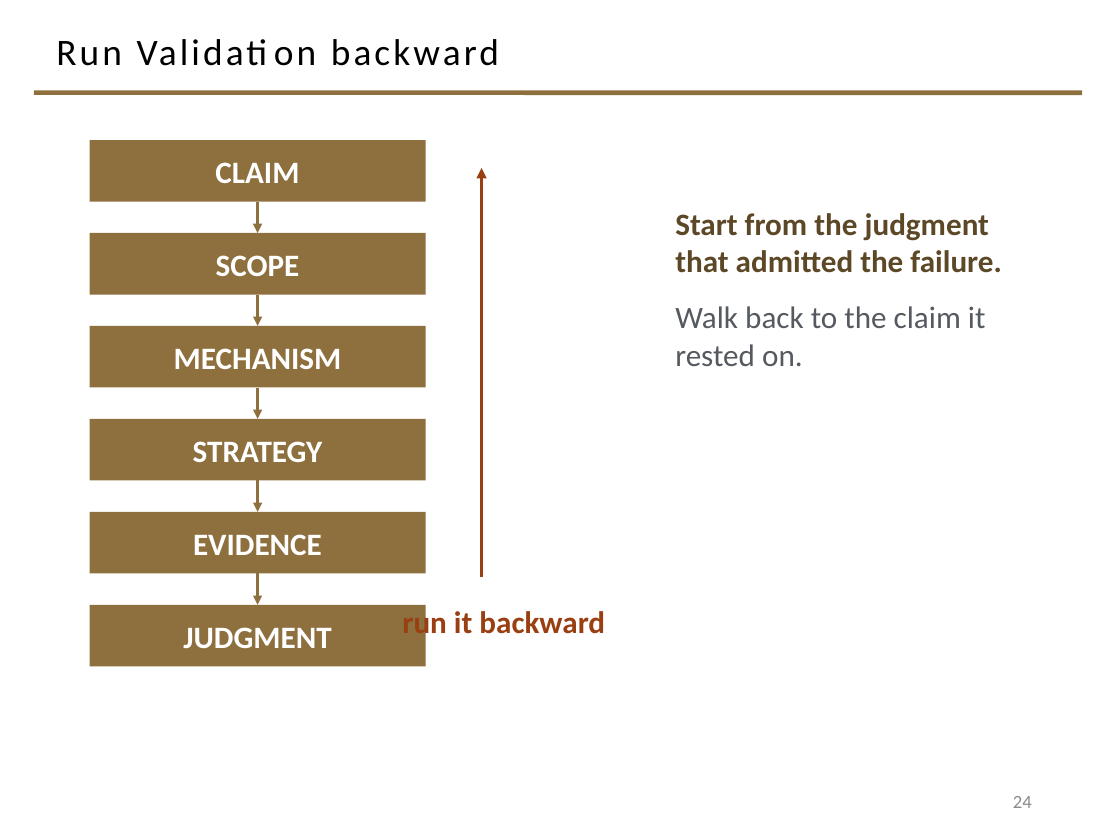
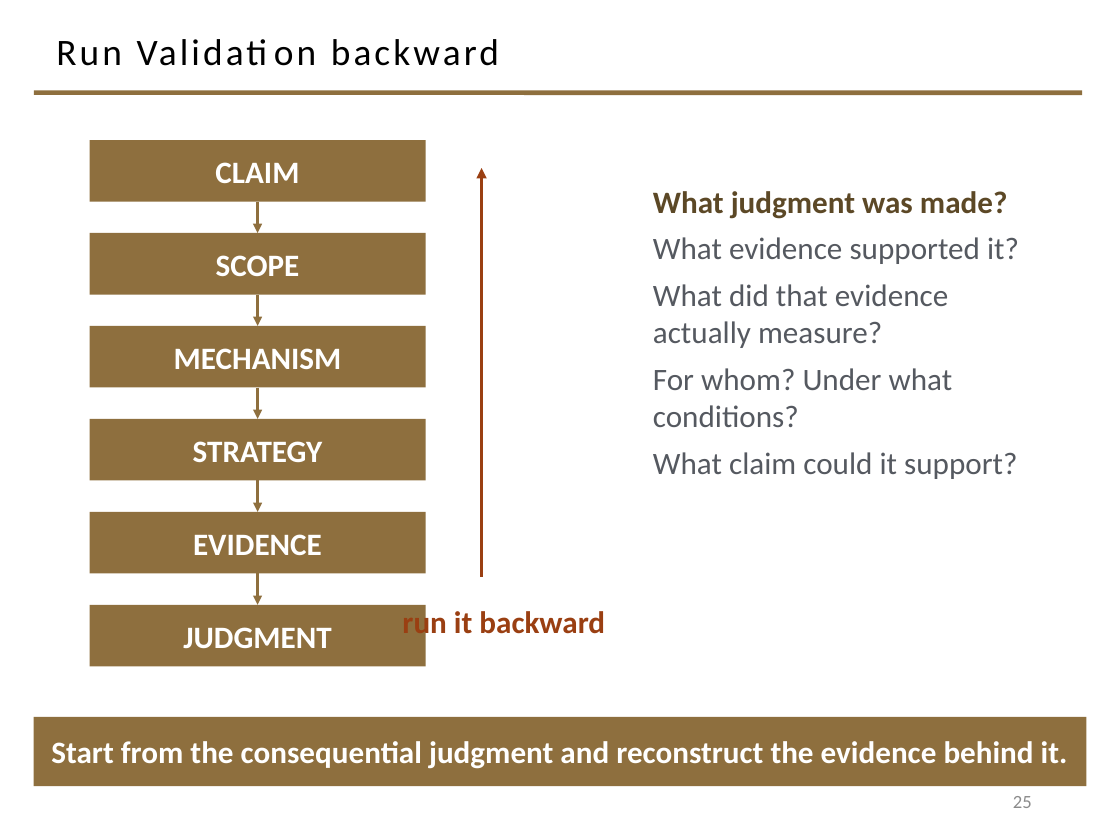
Before and after one commit to davisjam/model-based-agentic-software-engineering, a slide deck: slide 25 of course/lectures/act-2-delegation-and-control/04-failure-aware-engineering/2-4-Failure-Aware-Engineering.pptx (slide 24 before the commit). Drawn at 1120x840 pixels with LibreOffice and Linux fonts; fonts in the diff are those of the drawing; background and template pictures are left out. Boxes give left, top, right and bottom in pixels: in the first picture for what was removed or moved away, otherwise in the second. Text is boxed around its words. In the diff, an @@ line names an element or a change of style, - is before the commit and + after.

```diff
--- a/course/lectures/act-2-delegation-and-control/04-failure-aware-engineering/2-4-Failure-Aware-Engineering.pptx
+++ b/course/lectures/act-2-delegation-and-control/04-failure-aware-engineering/2-4-Failure-Aware-Engineering.pptx
@@ text at <box>653,191,1019,479</box>: text changed; text colour #5C4826 to #555960; bold off @@
-Start from the judgment that admitted the failure.
-Walk back to the claim it rested on.
+What judgment was made?
+What evidence supported it?
+What did that evidence actually measure?
+For whom? Under what conditions?
+What claim could it support?
@@ rectangle added at <box>34,717,1086,786</box>, fill #8E6F3E, 20 pt, text #FFFFFF, bold @@
+Start from the consequential judgment and reconstruct the evidence behind it.
@@ page number at <box>1013,796,1032,808</box>: text changed @@
-24
+25
```
Also in this commit, not shown: 3 other slides changed, 2 slides added, 1 slide removed.
